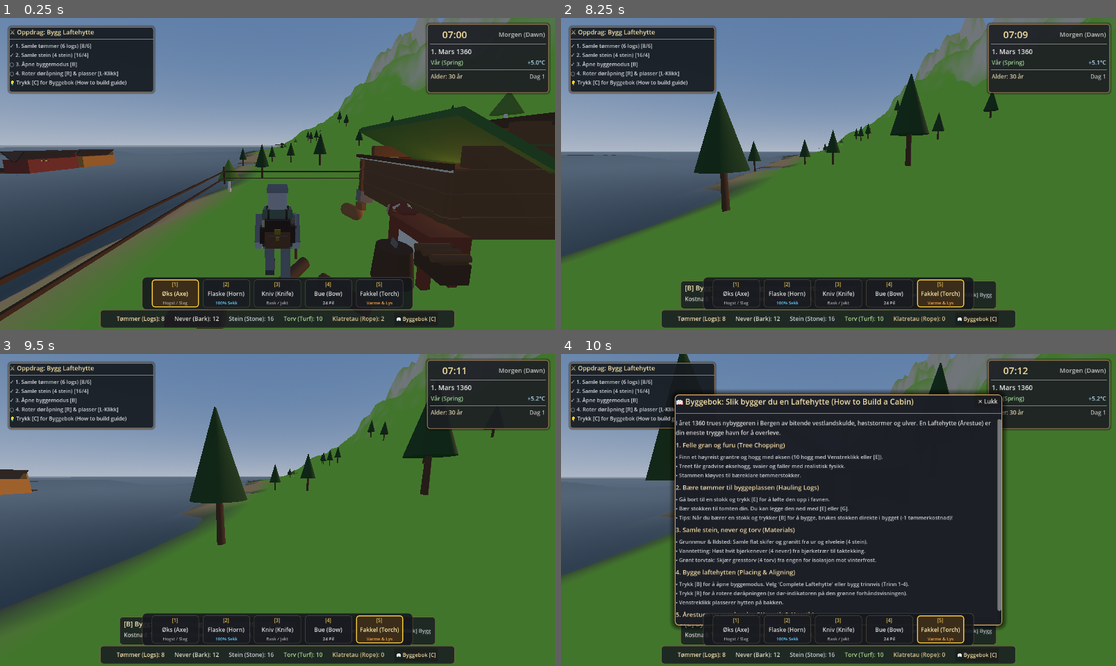
Above: before the commit, frames 1-4 (two rows, left to right).
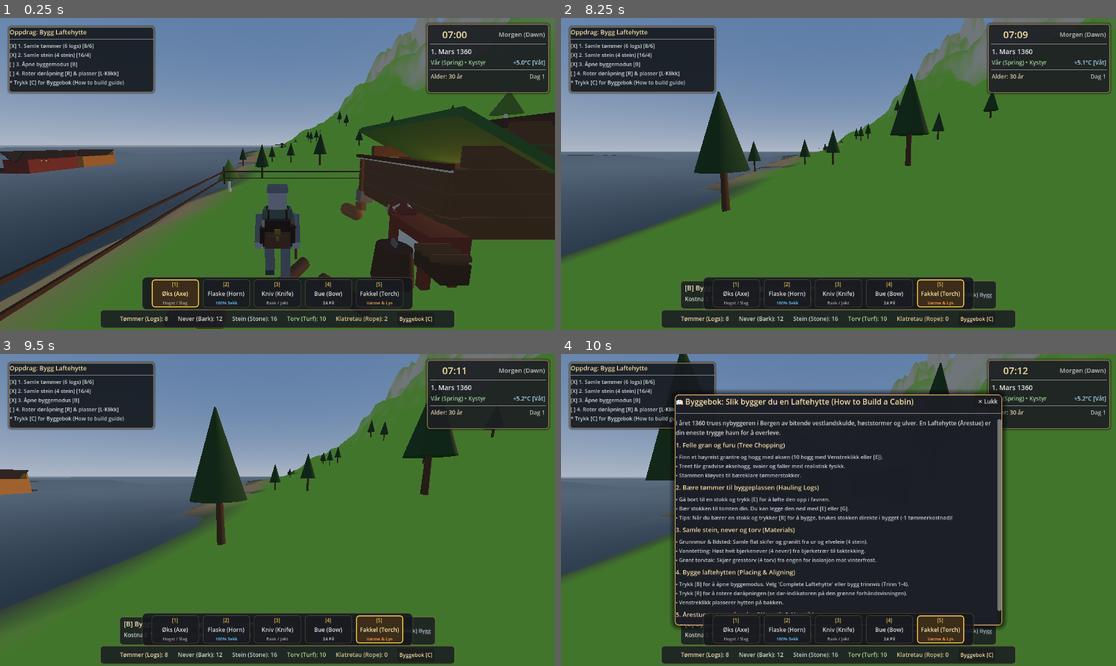
Above: after the commit, the same moments.

Repository: erlfas/medieval-bergen
Game: Godot game, scene res://scenes/main.tscn
Two runs of this game, one before a commit and one after it. Both use one fixed random seed, a clock stepped at 60 frames per second and the inputs below.
Inputs (mouse positions are in pixels of both pictures, inside the frame that each line leads up to):
- Up to frame 1 (0.25 s): no input
- Up to frame 2 (8.25 s): tap Enter at 0.5 s; move the mouse to (866, 174) at 0.52 s; hold Tab (cycle_piece_next) 0.53-1.28 s; hold W (move_forward) 0.53-5.78 s; click (866, 174) at 0.67 s; tap Space (jump) at 0.77, 1.07, 1.52, 1.82, 3.02, 3.32, 3.77, 4.07, 4.52, 4.82, 6.02, 6.32, 6.77, 7.07, 7.52, 7.82 s; move the mouse to (810, 174) at 1.27 s; tap Q (cycle_piece_prev) at 1.35 s; move the mouse to (849, 167) at 2.02 s; hold T (deploy_rope) 2.03-2.78 s; move the mouse to (832, 180) at 2.77 s; tap H (eat_food) at 2.85 s; click (832, 180) at 2.92 s; move the mouse to (877, 177) at 3.52 s; hold E (interact) 3.53-4.28 s; move the mouse to (794, 170) at 4.27 s; click (794, 170) at 4.35 s; move the mouse to (844, 174) at 5.02 s; hold R (rotate_build_piece) 5.03-5.78 s; click (844, 174) at 5.17 s; move the mouse to (816, 167) at 5.77 s; hold D (move_right) 5.78-6.53 s; tap Shift (sprint) at 5.85 s; move the mouse to (866, 174) at 6.52 s; hold B (toggle_build_mode) 6.53-7.28 s; hold W (move_forward) from 6.53 s (still down); move the mouse to (810, 174) at 7.27 s; tap V (toggle_camera_view) at 7.35 s; click (810, 174) at 7.42 s; move the mouse to (849, 167) at 8.02 s; hold F (toggle_torch) from 8.03 s (still down)
- Up to frame 3 (9.5 s): move the mouse to (271, 516) at 8.77 s; release W (move_forward) at 8.78 s; release F (toggle_torch) at 8.78 s; hold A (move_left) from 8.78 s (still down); tap G at 8.85 s; tap Space (jump) at 9.02, 9.32 s
- Up to frame 4 (10 s): move the mouse to (877, 513) at 9.52 s; release A (move_left) at 9.53 s; hold W (move_forward) from 9.53 s (still down); tap C at 9.6 s; click (877, 513) at 9.67 s; tap Space (jump) at 9.77 s

The runs differ from the first frame. In frame 1, 1.4% of the frame differs, in the area x 1-99%, y 3-98%; in frame 2, 1.5%; in frame 3, 1.5%; in frame 4, 1.5%.

Commit message:
Implement dynamic Bergen coastal weather, Fløyen mist, precipitation, and wetness HUD integration

Diff:
--- a/scenes/main.tscn
+++ b/scenes/main.tscn
@@ -14,6 +14,7 @@
 [ext_resource type="Script" path="res://scripts/player/box_man_model.gd" id="12_boxman"]
 [ext_resource type="Script" path="res://scripts/player/equipment_manager.gd" id="13_equip"]
 [ext_resource type="PackedScene" uid="uid://c6v2n4q1r7tp9" path="res://scenes/ui/hud_hotbar.tscn" id="14_hotbar"]
+[ext_resource type="Script" path="res://scripts/environment/weather_visual_controller.gd" id="15_weather"]
 
 [sub_resource type="ProceduralSkyMaterial" id="ProceduralSkyMaterial_sky"]
 sky_top_color = Color(0.35, 0.48, 0.65, 1)
@@ -63,14 +64,20 @@
 world_environment = NodePath("../WorldEnvironment")
 bergen_latitude_deg = 60.4
 
-[node name="WorldEnvironment" type="WorldEnvironment" parent="."]
+[node name="WorldEnvironment" type="WorldEnvironment" parent="." groups=["world_environment"]]
 environment = SubResource("Environment_main")
 
-[node name="SunLight" type="DirectionalLight3D" parent="."]
+[node name="SunLight" type="DirectionalLight3D" parent="." groups=["sun_light"]]
 transform = Transform3D(0.866025, -0.25, 0.433013, 0, 0.866025, 0.5, -0.5, -0.433013, 0.75, 0, 150, 0)
 light_color = Color(1, 0.95, 0.88, 1)
 light_energy = 1.2
 shadow_enabled = false
+
+[node name="WeatherVisualController" type="Node3D" parent="." node_paths=PackedStringArray("season_manager", "world_environment", "sun_light")]
+script = ExtResource("15_weather")
+season_manager = NodePath("../SeasonManager")
+world_environment = NodePath("../WorldEnvironment")
+sun_light = NodePath("../SunLight")
 
 [node name="BergenTerrain" type="Node3D" parent="." groups=["terrain_generator"]]
 script = ExtResource("4_terrain")
--- a/scenes/ui/hud_building_bar.tscn
+++ b/scenes/ui/hud_building_bar.tscn
@@ -89,7 +89,7 @@
 layout_mode = 2
 theme_override_colors/font_color = Color(0.96, 0.88, 0.65, 1)
 theme_override_font_sizes/font_size = 13
-text = "⚔️ Oppdrag: Bygg Laftehytte"
+text = "Oppdrag: Bygg Laftehytte"
 
 [node name="HSeparator" type="HSeparator" parent="PanelQuest/VBox"]
 layout_mode = 2
@@ -98,7 +98,7 @@
 layout_mode = 2
 theme_override_colors/font_color = Color(0.82, 0.84, 0.86, 1)
 theme_override_font_sizes/font_size = 11
-text = "○ 1. Samle tømmer (6 logs)\n○ 2. Samle stein (4 stein)\n○ 3. Åpne byggemodus [B]\n○ 4. Roter døråpning [R] & plasser [L-Klikk]\n💡 Trykk [C] for Byggebok (Guide)"
+text = "[ ] 1. Samle tømmer (6 logs)\n[ ] 2. Samle stein (4 stein)\n[ ] 3. Åpne byggemodus [B]\n[ ] 4. Roter døråpning [R] & plasser [L-Klikk]\n* Trykk [C] for Byggebok (Guide)"
 
 [node name="PanelCarriedLog" type="PanelContainer" parent="."]
 visible = false
@@ -120,7 +120,7 @@
 layout_mode = 2
 theme_override_colors/font_color = Color(1, 0.9, 0.6, 1)
 theme_override_font_sizes/font_size = 12
-text = "🌲 BÆRER TØMMERSTOKK — [E]/[G] Slipp | [B] Bygg (-1 kostnad)"
+text = "BÆRER TØMMERSTOKK — [E]/[G] Slipp | [B] Bygg (-1 kostnad)"
 horizontal_alignment = 1
 
 [node name="PanelBuild" type="PanelContainer" parent="."]
@@ -219,7 +219,7 @@
 layout_mode = 2
 theme_override_colors/font_color = Color(0.96, 0.88, 0.65, 1)
 theme_override_font_sizes/font_size = 11
-text = "📖 Byggebok [C]"
+text = "Byggebok [C]"
 
 [node name="ModalCabinGuide" type="PanelContainer" parent="."]
 visible = false
--- /dev/null
+++ b/scripts/environment/weather_visual_controller.gd
@@ -0,0 +1,128 @@
+class_name WeatherVisualController
+extends Node3D
+
+## Visual & Atmospheric Weather Controller for Medieval Bergen 1360
+## Handles:
+## - Dynamic mountain mist (Fløyen fog density modulation)
+## - Coastal rain & winter snowfall streaks
+## - Sun intensity and sky horizon dimming during heavy rain
+## Optimized for WebGL 2.0 (Draw call impact: max 1 mesh instance)
+
+@export var season_manager: SeasonManager
+@export var world_environment: WorldEnvironment
+@export var sun_light: DirectionalLight3D
+
+var precipitation_mesh: MeshInstance3D
+var precip_material: StandardMaterial3D
+var current_weather: int = 0
+var target_fog_density: float = 0.0
+var target_sun_energy: float = 1.2
+var camera_ref: Camera3D
+
+func _ready() -> void:
+	if season_manager == null:
+		season_manager = get_tree().get_first_node_in_group("season_manager") as SeasonManager
+	if world_environment == null:
+		world_environment = get_tree().get_first_node_in_group("world_environment") as WorldEnvironment
+	if sun_light == null:
+		sun_light = get_tree().get_first_node_in_group("sun_light") as DirectionalLight3D
+
+	if season_manager:
+		if season_manager.has_signal("weather_state_changed"):
+			season_manager.weather_state_changed.connect(_on_weather_state_changed)
+
+	_create_precipitation_effect()
+
+func _create_precipitation_effect() -> void:
+	# Single compound mesh for rain/snow streaks that follows camera
+	precipitation_mesh = MeshInstance3D.new()
+	precipitation_mesh.name = "PrecipitationStreaks"
+	precipitation_mesh.visible = false
+
+	# Build a lightweight multi-streak particle box using SurfaceTool
+	var st := SurfaceTool.new()
+	st.begin(Mesh.PRIMITIVE_LINES)
+
+	var rng := RandomNumberGenerator.new()
+	rng.seed = 1360
+
+	# 48 falling streak lines in a 14m x 10m x 14m volume around camera
+	for i in range(48):
+		var px := rng.randf_range(-7.0, 7.0)
+		var py := rng.randf_range(-2.0, 6.0)
+		var pz := rng.randf_range(-7.0, 7.0)
+		var len_y := rng.randf_range(0.6, 1.2)
+
+		st.add_vertex(Vector3(px, py, pz))
+		st.add_vertex(Vector3(px, py - len_y, pz))
+
+	precipitation_mesh.mesh = st.commit()
+
+	precip_material = StandardMaterial3D.new()
+	precip_material.shading_mode = BaseMaterial3D.SHADING_MODE_UNSHADED
+	precip_material.albedo_color = Color(0.75, 0.82, 0.90, 0.45) # Translucent rain blue/grey
+	precip_material.transparency = BaseMaterial3D.TRANSPARENCY_ALPHA
+	precipitation_mesh.material_override = precip_material
+
+	add_child(precipitation_mesh)
+
+func _process(delta: float) -> void:
+	# Follow active camera position
+	if camera_ref == null or not is_instance_valid(camera_ref):
+		camera_ref = get_viewport().get_camera_3d()
+
+	if camera_ref:
+		global_position = camera_ref.global_position
+
+	# Smoothly animate precipitation fall
+	if precipitation_mesh and precipitation_mesh.visible:
+		var fall_speed := 16.0 if current_weather != 4 else 4.0 # Faster for rain, slower for snow
+		var pos_y := fmod(Time.get_ticks_msec() * 0.001 * fall_speed, 8.0)
+		precipitation_mesh.position.y = -pos_y
+
+	# Smoothly interpolate fog in WorldEnvironment
+	if world_environment and world_environment.environment:
+		var env := world_environment.environment
+		if target_fog_density > 0.0001:
+			env.fog_enabled = true
+			env.fog_density = lerpf(env.fog_density, target_fog_density, delta * 1.5)
+		else:
+			env.fog_density = lerpf(env.fog_density, 0.0, delta * 2.0)
+			if env.fog_density < 0.0001:
+				env.fog_enabled = false
+
+	# Smoothly adjust sun brightness
+	if sun_light:
+		sun_light.light_energy = lerpf(sun_light.light_energy, target_sun_energy, delta * 2.0)
+
+func _on_weather_state_changed(state: int, _state_name: String) -> void:
+	current_weather = state
+	match state:
+		0: # CLEAR
+			target_fog_density = 0.0
+			target_sun_energy = 1.2
+			if precipitation_mesh:
+				precipitation_mesh.visible = false
+		1: # OVERCAST_MIST
+			target_fog_density = 0.003
+			target_sun_energy = 0.85
+			if precipitation_mesh:
+				precipitation_mesh.visible = false
+		2: # DRIZZLE
+			target_fog_density = 0.0015
+			target_sun_energy = 0.8
+			if precipitation_mesh:
+				precipitation_mesh.visible = true
+				precip_material.albedo_color = Color(0.72, 0.78, 0.85, 0.35)
+		3: # HEAVY_RAIN
+			target_fog_density = 0.0025
+			target_sun_energy = 0.65
+			if precipitation_mesh:
+				precipitation_mesh.visible = true
+				precip_material.albedo_color = Color(0.75, 0.85, 0.95, 0.60)
+		4: # SNOW
+			target_fog_density = 0.002
+			target_sun_energy = 0.9
+			if precipitation_mesh:
+				precipitation_mesh.visible = true
+				precip_material.albedo_color = Color(0.95, 0.96, 1.0, 0.75)
--- a/scripts/time/season_manager.gd
+++ b/scripts/time/season_manager.gd
@@ -5,7 +5,16 @@
 ## Connects seasonal progression to ambient temperatures, snow cover,
 ## Bergen rain patterns, and feeds environmental data to the settler's survival stats.
 
+enum WeatherState {
+	CLEAR,          ## ☀️ Klart kystvær
+	OVERCAST_MIST,  ## 🌫️ Fløyen-tåke (Mountain mist)
+	DRIZZLE,        ## 🌦️ Kystyr (Coastal drizzle)
+	HEAVY_RAIN,     ## 🌧️ Bergensregn (Heavy coastal rain)
+	SNOW            ## ❄️ Snøbyger (Winter snow)
+}
+
 signal weather_changed(is_raining: bool, is_snowing: bool, temperature: float)
+signal weather_state_changed(state: WeatherState, state_name: String)
 signal snow_coverage_changed(coverage: float)
 
 @export var time_manager: TimeManager
@@ -14,6 +23,7 @@
 # Environmental values
 var current_temperature_celsius: float = 3.0
 var snow_coverage: float = 0.2 ## 0.0 = no snow (summer), 1.0 = deep snow (winter)
+var current_weather: WeatherState = WeatherState.CLEAR
 var is_precipitating: bool = false
 var is_snowing: bool = false
 var is_raining: bool = false
@@ -53,7 +63,6 @@
 			max_temp = 1.0
 			target_snow = 0.95
 		TimeManager.Season.SPRING: # Mar (starts Mar 1), Apr, May
-			# March 1st starts cold with melting snow, warming by May
 			min_temp = lerpf(-2.0, 5.0, progress)
 			max_temp = lerpf(3.0, 13.0, progress)
 			target_snow = lerpf(0.65, 0.0, progress)
@@ -67,15 +76,57 @@
 			target_snow = lerpf(0.0, 0.4, progress)
 
 	# 2. Diurnal Temperature Curve (coldest at ~05:00 dawn, warmest at ~14:00)
-	# Peak at progress ~ 0.58 (14:00), trough at progress ~ 0.21 (05:00)
 	var diurnal_factor := (sin((day_progress - 0.35) * 2.0 * PI) + 1.0) * 0.5
 	current_temperature_celsius = lerpf(min_temp, max_temp, diurnal_factor)
 	snow_coverage = target_snow
 
-	# 3. Bergen Precipitation (frequent rain in autumn/spring, snow in winter)
-	# Precipitation check: snow if freezing, rain otherwise
-	is_snowing = (current_temperature_celsius <= 0.5) and is_precipitating
-	is_raining = (current_temperature_celsius > 0.5) and is_precipitating
+	# 3. Dynamic Bergen Coastal Weather Simulation
+	# Bergen weather blocks shift naturally every 3-4 in-game hours
+	var weather_seed := int(time_manager.total_days_survived * 8 + time_manager.current_hour / 3)
+	var weather_rand := fposmod(sin(float(weather_seed) * 12.9898 + 78.233) * 43758.5453, 1.0)
+
+	var prev_weather := current_weather
+	match season:
+		TimeManager.Season.WINTER:
+			if weather_rand < 0.28:
+				current_weather = WeatherState.CLEAR
+			elif weather_rand < 0.50:
+				current_weather = WeatherState.OVERCAST_MIST
+			elif weather_rand < 0.85:
+				current_weather = WeatherState.SNOW
+			else:
+				current_weather = WeatherState.HEAVY_RAIN if current_temperature_celsius > 0.5 else WeatherState.SNOW
+		TimeManager.Season.SPRING:
+			if weather_rand < 0.35:
+				current_weather = WeatherState.CLEAR
+			elif weather_rand < 0.55:
+				current_weather = WeatherState.OVERCAST_MIST
+			elif weather_rand < 0.82:
+				current_weather = WeatherState.DRIZZLE
+			else:
+				current_weather = WeatherState.HEAVY_RAIN
+		TimeManager.Season.SUMMER:
+			if weather_rand < 0.50:
+				current_weather = WeatherState.CLEAR
+			elif weather_rand < 0.72:
+				current_weather = WeatherState.OVERCAST_MIST
+			elif weather_rand < 0.90:
+				current_weather = WeatherState.DRIZZLE
+			else:
+				current_weather = WeatherState.HEAVY_RAIN
+		TimeManager.Season.AUTUMN:
+			if weather_rand < 0.22:
+				current_weather = WeatherState.CLEAR
+			elif weather_rand < 0.45:
+				current_weather = WeatherState.OVERCAST_MIST
+			elif weather_rand < 0.75:
+				current_weather = WeatherState.DRIZZLE
+			else:
+				current_weather = WeatherState.HEAVY_RAIN
+
+	is_precipitating = (current_weather == WeatherState.DRIZZLE or current_weather == WeatherState.HEAVY_RAIN or current_weather == WeatherState.SNOW)
+	is_snowing = (current_weather == WeatherState.SNOW)
+	is_raining = (current_weather == WeatherState.DRIZZLE or current_weather == WeatherState.HEAVY_RAIN)
 
 	# 4. Feed ambient state to Player SurvivalStats
 	if player_survival_stats:
@@ -83,4 +134,34 @@
 		player_survival_stats.is_in_rain = is_raining
 
 	weather_changed.emit(is_raining, is_snowing, current_temperature_celsius)
+	if current_weather != prev_weather:
+		weather_state_changed.emit(current_weather, get_weather_display_name())
 	snow_coverage_changed.emit(snow_coverage)
+
+func get_weather_display_name() -> String:
+	match current_weather:
+		WeatherState.CLEAR:
+			return "Klart kystvær"
+		WeatherState.OVERCAST_MIST:
+			return "Fløyen-tåke"
+		WeatherState.DRIZZLE:
+			return "Kystyr"
+		WeatherState.HEAVY_RAIN:
+			return "Bergensregn"
+		WeatherState.SNOW:
+			return "Snøbyger"
+	return "Klart"
+
+func get_weather_icon() -> String:
+	match current_weather:
+		WeatherState.CLEAR:
+			return "[Sol]"
+		WeatherState.OVERCAST_MIST:
+			return "[Tåke]"
+		WeatherState.DRIZZLE:
+			return "[Yr]"
+		WeatherState.HEAVY_RAIN:
+			return "[Regn]"
+		WeatherState.SNOW:
+			return "[Snø]"
+	return "[Sol]"
--- a/scripts/ui/hud_building_bar.gd
+++ b/scripts/ui/hud_building_bar.gd
@@ -152,10 +152,10 @@
 	var logs := inventory.get_count("timber_log") if inventory else 0
 	var stones := inventory.get_count("stone") if inventory else 0
 
-	var log_check := "✓" if (logs >= 6 or (logs >= 5 and is_carrying_log) or has_built_cabin) else "○"
-	var stone_check := "✓" if (stones >= 4 or has_built_cabin) else "○"
-	var build_check := "✓" if (player_builder and player_builder.is_build_mode) else "○"
-	var placed_check := "✓" if has_built_cabin else "○"
+	var log_check := "[X]" if (logs >= 6 or (logs >= 5 and is_carrying_log) or has_built_cabin) else "[ ]"
+	var stone_check := "[X]" if (stones >= 4 or has_built_cabin) else "[ ]"
+	var build_check := "[X]" if (player_builder and player_builder.is_build_mode) else "[ ]"
+	var placed_check := "[X]" if has_built_cabin else "[ ]"
 
 	var text := ""
 	text += "%s 1. Samle tømmer (6 logs) [%d/6%s]\n" % [log_check, logs, " +1 i favnen" if is_carrying_log else ""]
@@ -163,8 +163,8 @@
 	text += "%s 3. Åpne byggemodus [B]\n" % [build_check]
 	text += "%s 4. Roter døråpning [R] & plasser [L-Klikk]\n" % [placed_check]
 	if has_built_cabin:
-		text += "🔥 Laftehytte fullført! Gå inn og varm deg ved Åre-ildstedet."
+		text += "* Laftehytte fullført! Gå inn og varm deg ved Åre-ildstedet."
 	else:
-		text += "💡 Trykk [C] for Byggebok (How to build guide)"
+		text += "* Trykk [C] for Byggebok (How to build guide)"
 
 	label_quest_status.text = text
--- a/scripts/ui/hud_clock_calendar.gd
+++ b/scripts/ui/hud_clock_calendar.gd
@@ -33,6 +33,8 @@
 
 	if season_manager:
 		season_manager.weather_changed.connect(_on_weather_changed)
+		if season_manager.has_signal("weather_state_changed"):
+			season_manager.weather_state_changed.connect(_on_weather_state_changed)
 
 	_refresh_display()
 
@@ -47,12 +49,14 @@
 
 	_update_time_label()
 	label_date.text = time_manager.get_formatted_date()
-	label_season.text = time_manager.get_season_name()
+	if season_manager:
+		label_season.text = "%s • %s" % [time_manager.get_season_name(), season_manager.get_weather_display_name()]
+		var wet_indicator := " [Våt]" if season_manager.is_raining else ""
+		label_temp.text = "%+.1f°C%s" % [season_manager.current_temperature_celsius, wet_indicator]
+	else:
+		label_season.text = time_manager.get_season_name()
 	label_age.text = "Alder: %d år" % time_manager.settler_age
 	label_day_counter.text = "Dag %d" % (time_manager.total_days_survived + 1)
-
-	if season_manager:
-		label_temp.text = "%+.1f°C" % season_manager.current_temperature_celsius
 
 func _update_time_label() -> void:
 	label_time.text = time_manager.get_formatted_time()
@@ -77,8 +81,19 @@
 func _on_birthday(new_age: int) -> void:
 	label_age.text = "Alder: %d år (Bursdag!)" % new_age
 
-func _on_season_changed(_season: TimeManager.Season, season_name: String) -> void:
-	label_season.text = season_name
+func _on_season_changed(_season: TimeManager.Season, _season_name: String) -> void:
+	if time_manager and season_manager:
+		label_season.text = "%s • %s" % [time_manager.get_season_name(), season_manager.get_weather_display_name()]
+	elif time_manager:
+		label_season.text = time_manager.get_season_name()
 
 func _on_weather_changed(_rain: bool, _snow: bool, temp: float) -> void:
-	label_temp.text = "%+.1f°C" % temp
+	if season_manager:
+		var wet_indicator := " [Våt]" if season_manager.is_raining else ""
+		label_temp.text = "%+.1f°C%s" % [temp, wet_indicator]
+	else:
+		label_temp.text = "%+.1f°C" % temp
+
+func _on_weather_state_changed(_state: int, _state_name: String) -> void:
+	if time_manager and season_manager:
+		label_season.text = "%s • %s" % [time_manager.get_season_name(), season_manager.get_weather_display_name()]
Not shown: 1 places in scenes/main.tscn that only renumber resources
Not shown, changed: web/public/index.pck
